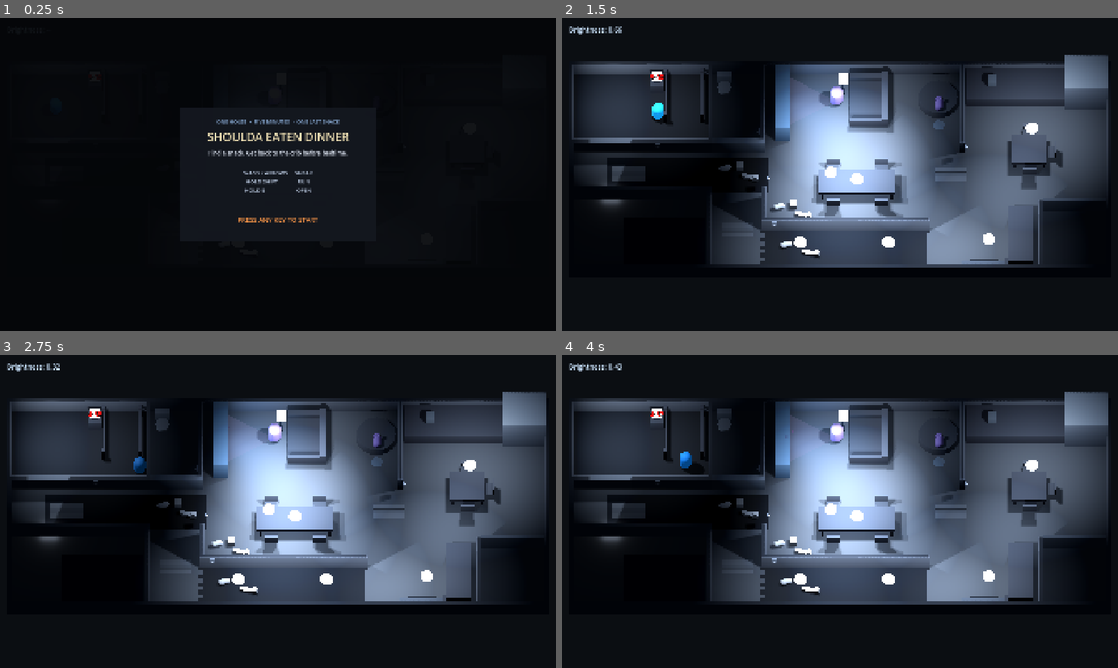
Above: before the commit, frames 1-4 (two rows, left to right).
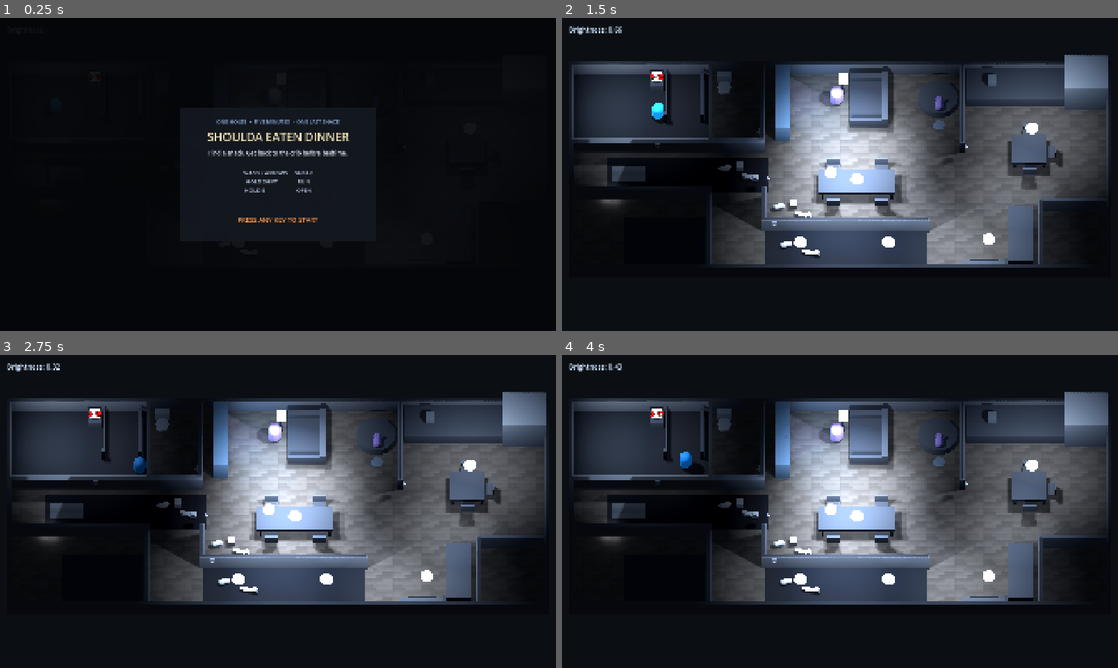
Above: after the commit, the same moments.

Repository: mrglass86/gmtk-gamejam-2026
Game: Godot game, scene res://scenes/Main.tscn
Two runs of this game, one before a commit and one after it. Both use one fixed random seed, a clock stepped at 60 frames per second and the inputs below. Sound files missing from this copy of the repository are replaced by a short silence.
Inputs (mouse positions are in pixels of both pictures, inside the frame that each line leads up to):
- Up to frame 1 (0.25 s): no input
- Up to frame 2 (1.5 s): tap Enter at 0.5 s; move the mouse to (962, 158) at 0.52 s; hold D (move_right) 0.53-1.28 s; hold Shift (run) 0.53-1.28 s; click (962, 158) at 0.67 s; tap Space at 0.77 s; move the mouse to (728, 190) at 1.27 s; hold S (move_back) from 1.28 s (still down); tap E (interact) at 1.35 s
- Up to frame 3 (2.75 s): tap Space at 1.52 s; tap Shift (run) at 1.55 s; tap R (restart) at 2 s; move the mouse to (333, 442) at 2.02 s; release S (move_back) at 2.03 s; hold D (move_right) from 2.03 s (still down); hold Shift (run) from 2.03 s (still down)
- Up to frame 4 (4 s): move the mouse to (812, 574) at 2.77 s; release D (move_right) at 2.78 s; release Shift (run) at 2.78 s; hold W (move_forward) 2.78-3.53 s; tap Shift (run) at 2.85, 3.8 s; click (812, 574) at 2.92 s; tap Space at 3.02, 3.77 s; tap R (restart) at 3.5 s; move the mouse to (1006, 558) at 3.52 s; hold A (move_left) from 3.53 s (still down); hold E (interact) from 3.53 s (still down)

The runs differ from the first frame. In frame 2, 6.9% of the frame differs, in the area x 30-91%, y 18-79%; in frame 3, 6.9%; in frame 4, 6.9%.

Commit message:
Wood plank floor hides creaky boards, trap surfaces always fire, perception fixpack, audio de-sting

Diff:
--- a/game/scenes/Main.tscn
+++ b/game/scenes/Main.tscn
@@ -25,7 +25,7 @@
 background_color = Color(0.045, 0.055, 0.07, 1)
 ambient_light_source = 3
 ambient_light_color = Color(0.38, 0.42, 0.5, 1)
-ambient_light_energy = 0.05
+ambient_light_energy = 0.09
 tonemap_mode = 2
 
 [sub_resource type="NavigationMesh" id="NavigationMesh_static"]
@@ -132,6 +132,7 @@
 loudness_multiplier = 3.0
 surface_size = Vector2(1.8, 0.8)
 surface_group = &"surface_creaky"
+show_surface_visual = false
 surface_color = Color(0.486275, 0.509804, 0.537255, 1)
 creaky_plank_color_a = Color(0.521569, 0.545098, 0.572549, 1)
 creaky_plank_color_b = Color(0.486275, 0.509804, 0.537255, 1)
@@ -141,6 +142,7 @@
 loudness_multiplier = 3.0
 surface_size = Vector2(1.8, 0.8)
 surface_group = &"surface_creaky"
+show_surface_visual = false
 surface_color = Color(0.486275, 0.509804, 0.537255, 1)
 creaky_plank_color_a = Color(0.521569, 0.545098, 0.572549, 1)
 creaky_plank_color_b = Color(0.486275, 0.509804, 0.537255, 1)
--- a/game/scripts/AudioCasting.gd
+++ b/game/scripts/AudioCasting.gd
@@ -255,7 +255,15 @@
 	},
 	&"door_creak_fast": {
 		"streams": [
+			preload("res://audio/original/foley/door_creak_fast_01.ogg"),
+			preload("res://audio/original/foley/door_creak_fast_02.ogg"),
 			preload("res://audio/denoised/foley/door_creak_fast_03.ogg"),
+			preload("res://audio/original/foley/door_creak_fast_04.ogg"),
+			preload("res://audio/original/foley/door_creak_fast_05.ogg"),
+			preload("res://audio/original/foley/door_creak_fast_06.ogg"),
+			preload("res://audio/original/foley/door_creak_fast_07.ogg"),
+			preload("res://audio/original/foley/door_creak_fast_08.ogg"),
+			preload("res://audio/original/foley/door_creak_fast_09.ogg"),
 		],
 		"fallback": preload("res://audio/sfx/door_creak.ogg"),
 		"channel": &"door_creak",
@@ -263,6 +271,9 @@
 	},
 	&"door_creak_slow": {
 		"streams": [
+			preload("res://audio/original/foley/door_creak_slow_01.ogg"),
+			preload("res://audio/original/foley/door_creak_slow_02.ogg"),
+			preload("res://audio/original/foley/door_creak_slow_03.ogg"),
 			preload("res://audio/denoised/foley/door_creak_slow_04.ogg"),
 		],
 		"fallback": preload("res://audio/sfx/door_creak.ogg"),
@@ -420,14 +431,13 @@
 	&"win": {
 		"group": &"result",
 		"steps": [
-			{"pool": &"win_sting", "delay_ms": 0},
 			{"pool": &"win_mmm", "delay_ms": 0},
 			{"pool": &"fun_giggle", "delay_ms": 1050, "priority": 4},
 		],
 	},
 	&"lose": {
 		"group": &"result",
-		"steps": [{"pool": &"caught_sting", "delay_ms": 0}],
+		"steps": [{"pool": &"deposit_sniffle", "delay_ms": 0}],
 	},
 	&"wrapper_noise": {
 		"group": &"wrapper",
--- a/game/scripts/LevelBuilder.gd
+++ b/game/scripts/LevelBuilder.gd
@@ -5,6 +5,10 @@
 ## baked exactly once at startup into the NavigationRegion3D below this node.
 
 const WORLD_SWITCH_SCRIPT: Script = preload("res://scripts/WorldSwitch.gd")
+## Preloaded rather than referenced by class_name: headless runs resolve
+## global class names from the editor-built cache, which does not know about
+## agent-added scripts until an editor scan.
+const WOOD_FLOOR_MATERIAL = preload("res://scripts/WoodFloorMaterial.gd")
 
 @export var wall_height: float = 1.2
 @export var wall_thickness: float = 0.25
@@ -374,8 +378,12 @@
 	floor.position = center + Vector3(0.0, -floor_thickness * 0.5, 0.0)
 	floor.add_to_group(surface_group)
 	floor.add_to_group("nav_source")
-	_add_box_visual(floor, Vector3(dimensions.x, floor_thickness, dimensions.y), color)
-	_add_box_collision(floor, Vector3(dimensions.x, floor_thickness, dimensions.y))
+	var slab_size: Vector3 = Vector3(dimensions.x, floor_thickness, dimensions.y)
+	if surface_group == "surface_hardwood":
+		_add_box_visual_with_material(floor, slab_size, WOOD_FLOOR_MATERIAL.shared())
+	else:
+		_add_box_visual(floor, slab_size, color)
+	_add_box_collision(floor, slab_size)
 	add_child(floor)
 
 
@@ -388,10 +396,10 @@
 		0.0
 	)
 	slab.add_to_group("surface_hardwood")
-	_add_box_visual(
+	_add_box_visual_with_material(
 		slab,
 		Vector3(failsafe_floor_size.x, failsafe_floor_thickness, failsafe_floor_size.y),
-		hardwood_color
+		WOOD_FLOOR_MATERIAL.shared()
 	)
 	_add_box_collision(
 		slab,
@@ -1009,6 +1017,19 @@
 	parent.add_child(mesh_instance)
 
 
+func _add_box_visual_with_material(
+	parent: Node3D,
+	dimensions: Vector3,
+	material: Material
+) -> void:
+	var mesh_instance: MeshInstance3D = MeshInstance3D.new()
+	var mesh: BoxMesh = BoxMesh.new()
+	mesh.size = dimensions
+	mesh_instance.mesh = mesh
+	mesh_instance.material_override = material
+	parent.add_child(mesh_instance)
+
+
 func _make_material(color: Color) -> StandardMaterial3D:
 	var material: StandardMaterial3D = StandardMaterial3D.new()
 	material.albedo_color = color
--- a/game/scripts/NoiseSurface.gd
+++ b/game/scripts/NoiseSurface.gd
@@ -10,6 +10,10 @@
 @export_range(0.005, 0.03, 0.005) var surface_height: float = 0.02
 @export var surface_group: StringName = &"surface_creaky"
 @export var surface_color: Color = Color("#9BA0A5")
+## Off = build no overlay visual and let the floor beneath show through. Used
+## to hide wood-sitting creaky boards inside the continuous plank floor
+## (director ruling 2026-07-24); the rug CreakTeacher stays visible.
+@export var show_surface_visual: bool = true
 
 @export_group("Creaky Planks")
 @export_range(2, 3, 1) var creaky_plank_count: int = 3
@@ -33,9 +37,11 @@
 		box_shape.size = Vector3(surface_size.x, surface_height, surface_size.y)
 		shape = box_shape
 		if surface_group == &"surface_creaky":
-			_build_creaky_planks()
+			if show_surface_visual:
+				_build_creaky_planks()
 		elif surface_group == &"surface_toys":
-			_build_toy_shapes()
+			if show_surface_visual:
+				_build_toy_shapes()
 		else:
 			var box_mesh: BoxMesh = BoxMesh.new()
 			box_mesh.size = Vector3(
@@ -55,7 +61,7 @@
 		cylinder_shape.radius = radius
 		cylinder_shape.height = surface_height
 		shape = cylinder_shape
-	if mesh != null:
+	if mesh != null and show_surface_visual:
 		var mesh_instance: MeshInstance3D = MeshInstance3D.new()
 		mesh_instance.mesh = mesh
 		mesh_instance.material_override = _make_surface_material(surface_color)
--- a/game/scripts/Parent.gd
+++ b/game/scripts/Parent.gd
@@ -184,7 +184,11 @@
 @export var glance_random_seed: int = 260724
 
 @export_group("Vision")
-@export var vision_range: float = 7.0
+# A16 merged the living and dining rooms into one open space wider than 7 m, so
+# a brightly-lit player across that room fell outside sight range. 9.5 m lets the
+# parent see across it when it IS looking; the cone angle, brightness gate, and
+# line-of-sight checks below are unchanged, so this only extends reach.
+@export var vision_range: float = 9.5
 @export var routine_cone_angle_degrees: float = 60.0
 @export var investigate_cone_angle_degrees: float = 35.0
 @export var found_cone_angle_degrees: float = 90.0
@@ -266,7 +270,14 @@
 
 @export_group("Light Expectations")
 @export var light_anomaly_scan_interval: float = 0.2
-@export var light_change_memory_duration: float = 2.0
+# A remembered off-schedule light change now persists until the parent's cone
+# crosses the changed zone (it investigates) or the zone returns to its
+# phase-expected state (it is forgotten). This long timeout is only a safety
+# backstop, not the 2 s window that used to drop unseen anomalies. B21's expiry
+# check waits (light_change_memory_duration + margin) and so scales with this
+# value; keep it under ~195 s so that loop still reaches the timeout inside its
+# frame budget.
+@export var light_change_memory_duration: float = 120.0
 @export var light_restore_delay: float = 2.0
 @export var light_switch_arrival_distance: float = 0.8
 @export var light_anomaly_cone_padding: float = 0.35
@@ -1025,6 +1036,16 @@
 		if wall_switch == null or _light_awareness_elapsed > expires_at:
 			_recent_light_changes.erase(switch_key)
 			continue
+		# Resolved (b): the zone is back to its phase-expected on/off state (a
+		# parent restore, a later scheduled phase transition, or the player
+		# toggling it back), so there is no anomaly left to notice.
+		if (
+			not wall_switch.target_light_id.is_empty()
+			and LightSystem.is_light_enabled(wall_switch.target_light_id)
+			== _is_switch_expected_on(wall_switch.switch_id)
+		):
+			_recent_light_changes.erase(switch_key)
+			continue
 		if _light_anomaly_switch != null:
 			continue
 		var observation_position: Vector3 = (
@@ -1738,9 +1759,16 @@
 	var event_contribution: float = loudness * noise_suspicion_multiplier * falloff
 	if source is DinnerPet:
 		event_contribution = maxf(event_contribution, event_alert_threshold)
-	if (
-		source is DinnerPlayer
-		and loudness >= solid_stomp_loudness_threshold
+	# Toys (surface 4.0) and creaky boards (surface 3.0) are traps: any solid
+	# single-shot at or above the stomp threshold summons from anywhere inside
+	# its audible ring via the big-event floor, bypassing distance falloff and
+	# the two-cue curious stage. This is source-agnostic so a stomp trap that
+	# emits from its own node is covered, not only the player. Pets keep their
+	# own bark model (handled above) and doors keep the sustained two-cue creak,
+	# so both are excluded; quiet steps and wrappers stay under the threshold.
+	elif (
+		loudness >= solid_stomp_loudness_threshold
+		and not (source is DinnerDoor)
 	):
 		event_contribution = maxf(event_contribution, big_event_threshold)
 	var source_id: int = source.get_instance_id() if source != null else 0
--- a/game/scripts/Player.gd
+++ b/game/scripts/Player.gd
@@ -23,6 +23,11 @@
 @export var hardwood_surface_multiplier: float = 1.0
 @export var creaky_surface_multiplier: float = 3.0
 @export var toys_surface_multiplier: float = 4.0
+## Trap surfaces fire at full volume no matter how carefully they are stepped
+## on (2026-07-24 ruling). Both floors sit above Parent's 3.0 stomp-summon
+## threshold; carpet and hardwood keep their gait scaling.
+@export var creaky_trap_floor: float = 3.2
+@export var toys_trap_floor: float = 4.0
 @export_range(0.0, 1.0) var floor_normal_min_y: float = 0.5
 
 @export_group("Movement Texture")
@@ -84,6 +89,7 @@
 var _idle_giggle_rng: RandomNumberGenerator = RandomNumberGenerator.new()
 var _game_flow: DinnerGameFlow
 var _current_surface_multiplier: float = 1.0
+var _current_surface_kind: StringName = &"hardwood"
 var _capsule_mesh: MeshInstance3D
 var _capsule_material: StandardMaterial3D
 var _capsule_base_position: Vector3
@@ -269,7 +275,10 @@
 
 	_footstep_elapsed = fmod(_footstep_elapsed, interval)
 	_step_cycle_has_landed = true
-	var raw_loudness: float = noise_multiplier * _current_surface_multiplier
+	var raw_loudness: float = maxf(
+		noise_multiplier * _current_surface_multiplier,
+		_get_trap_loudness_floor()
+	)
 	_emit_masked_noise(raw_loudness)
 
 
@@ -407,6 +416,7 @@
 
 func _update_surface_multiplier() -> void:
 	_current_surface_multiplier = hardwood_surface_multiplier
+	_current_surface_kind = &"hardwood"
 	var collision_count: int = get_slide_collision_count()
 	for collision_index in range(collision_count):
 		var collision: KinematicCollision3D = get_slide_collision(collision_index)
@@ -421,14 +431,27 @@
 
 func _get_surface_multiplier(collider: Node) -> float:
 	if collider.is_in_group("surface_toys"):
+		_current_surface_kind = &"toys"
 		return toys_surface_multiplier
 	if collider.is_in_group("surface_creaky"):
+		_current_surface_kind = &"creaky"
 		return creaky_surface_multiplier
 	if collider.is_in_group("surface_carpet"):
+		_current_surface_kind = &"carpet"
 		return carpet_surface_multiplier
+	_current_surface_kind = &"hardwood"
 	if collider.is_in_group("surface_hardwood"):
 		return hardwood_surface_multiplier
 	return hardwood_surface_multiplier
+
+
+func _get_trap_loudness_floor() -> float:
+	match _current_surface_kind:
+		&"toys":
+			return toys_trap_floor
+		&"creaky":
+			return creaky_trap_floor
+	return 0.0
 
 
 func _setup_capsule_material() -> void:
@@ -806,8 +829,8 @@
 	var run_loudness: float = float(run_sample.get("loudness", -1.0))
 	var values_correct: bool = (
 		absf(hardwood_loudness - 0.2) <= verify_b19_loudness_tolerance
-		and absf(creaky_loudness - 0.6) <= verify_b19_loudness_tolerance
-		and absf(toys_loudness - 0.8) <= verify_b19_loudness_tolerance
+		and absf(creaky_loudness - creaky_trap_floor) <= verify_b19_loudness_tolerance
+		and absf(toys_loudness - toys_trap_floor) <= verify_b19_loudness_tolerance
 		and absf(run_loudness - 1.2) <= verify_b19_loudness_tolerance
 	)
 	var surfaces_correct: bool = (
@@ -885,7 +908,7 @@
 	get_tree().quit(0 if verification_passed else 1)
 	assert(
 		values_correct and surfaces_correct,
-		"B19 live footsteps did not preserve the 0.2/0.6/0.8/1.2 profile."
+		"B19 live footsteps did not preserve the 0.2/3.2/4.0/1.2 profile."
 	)
 	assert(
 		indicator_gate_correct,
--- /dev/null
+++ b/game/scripts/WoodFloorMaterial.gd
@@ -0,0 +1,88 @@
+class_name WoodFloorMaterial
+extends RefCounted
+
+## Shared world-projected plank material for every wood floor surface.
+## World-space triplanar projection keeps one continuous pattern across
+## separate floor slabs and noise-overlay patches, so a creaky board shows
+## exactly the planks the slab beneath it would — the trap has no visual
+## tell (director ruling 2026-07-24). The texture is generated in code from
+## a fixed seed: no sourced assets, identical planks every launch.
+
+const TEXTURE_SIZE: int = 256
+const PLANK_ROWS: int = 8
+const PLANK_MIN_LENGTH: int = 48
+const PLANK_MAX_LENGTH: int = 120
+const PATTERN_SEED: int = 260724
+const BASE_COLOR: Color = Color("#77726c")
+const SEAM_DARKEN: float = 0.72
+const SEAM_THICKNESS: int = 2
+const PLANK_VALUE_JITTER: float = 0.08
+## One texture tile spans 1 / UV_SCALE metres, so the eight plank rows read
+## as roughly 0.2 m boards under the fixed top-down camera.
+const UV_SCALE: float = 0.625
+
+static var _shared_material: StandardMaterial3D
+
+
+static func shared() -> StandardMaterial3D:
+	if _shared_material == null:
+		_shared_material = _build_material()
+	return _shared_material
+
+
+static func _build_material() -> StandardMaterial3D:
+	var material: StandardMaterial3D = StandardMaterial3D.new()
+	material.albedo_texture = _build_plank_texture()
+	material.roughness = 1.0
+	material.uv1_triplanar = true
+	material.uv1_world_triplanar = true
+	material.uv1_scale = Vector3(UV_SCALE, UV_SCALE, UV_SCALE)
+	return material
+
+
+static func _build_plank_texture() -> ImageTexture:
+	var rng: RandomNumberGenerator = RandomNumberGenerator.new()
+	rng.seed = PATTERN_SEED
+	var image: Image = Image.create_empty(
+		TEXTURE_SIZE, TEXTURE_SIZE, false, Image.FORMAT_RGB8
+	)
+	var row_height: int = TEXTURE_SIZE / PLANK_ROWS
+	var seam_color: Color = _scaled(BASE_COLOR, SEAM_DARKEN)
+	for row_index in range(PLANK_ROWS):
+		var y_start: int = row_index * row_height
+		var x_cursor: int = 0
+		while x_cursor < TEXTURE_SIZE:
+			var x_end: int = mini(
+				x_cursor + rng.randi_range(PLANK_MIN_LENGTH, PLANK_MAX_LENGTH),
+				TEXTURE_SIZE
+			)
+			# A remnant shorter than the minimum merges into this plank so the
+			# left texture edge is always a seam and the tile wraps cleanly.
+			if TEXTURE_SIZE - x_end < PLANK_MIN_LENGTH:
+				x_end = TEXTURE_SIZE
+			var plank_color: Color = _scaled(
+				BASE_COLOR,
+				1.0 + rng.randf_range(-PLANK_VALUE_JITTER, PLANK_VALUE_JITTER)
+			)
+			for pixel_y in range(y_start, y_start + row_height):
+				for pixel_x in range(x_cursor, x_end):
+					var is_seam: bool = (
+						pixel_y - y_start < SEAM_THICKNESS
+						or pixel_x - x_cursor < SEAM_THICKNESS
+					)
+					image.set_pixel(
+						pixel_x,
+						pixel_y,
+						seam_color if is_seam else plank_color
+					)
+			x_cursor = x_end
+	image.generate_mipmaps()
+	return ImageTexture.create_from_image(image)
+
+
+static func _scaled(color: Color, value_scale: float) -> Color:
+	return Color(
+		clampf(color.r * value_scale, 0.0, 1.0),
+		clampf(color.g * value_scale, 0.0, 1.0),
+		clampf(color.b * value_scale, 0.0, 1.0)
+	)
Not shown, changed: gamejam/DECISIONS.md
